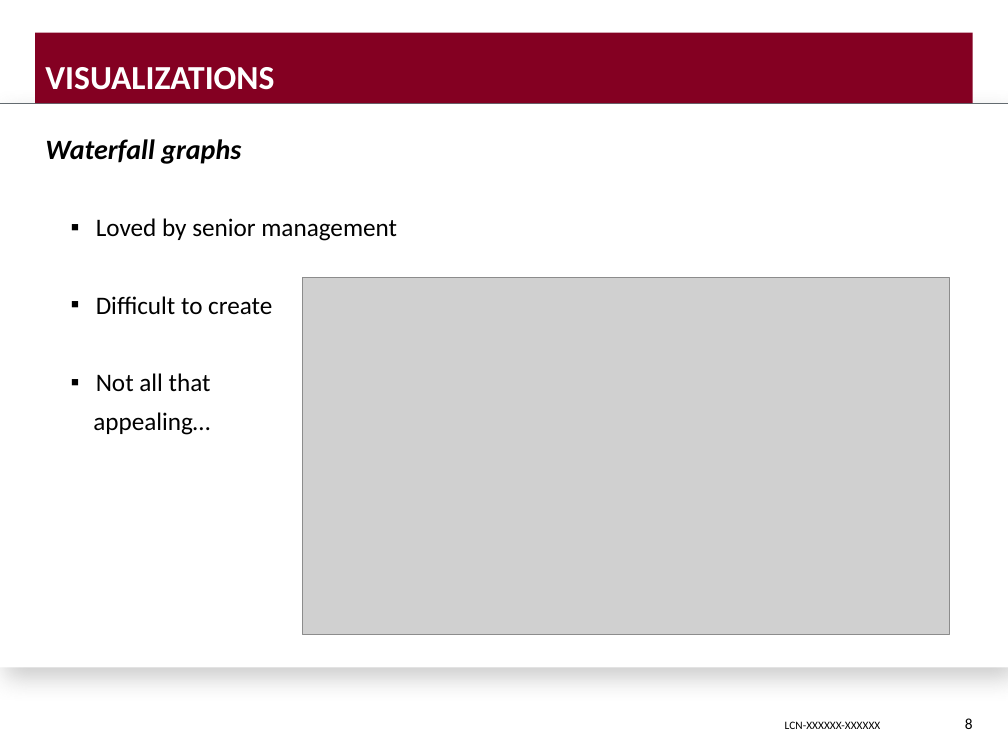
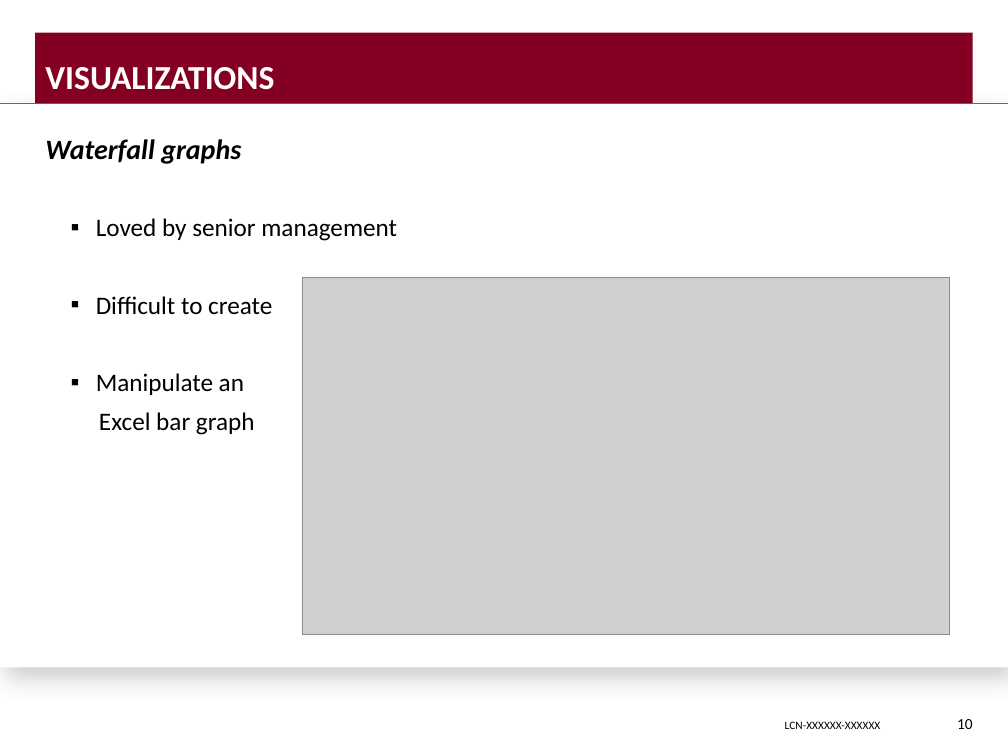
Before and after one commit to DavisVaughan/slides, a slide deck: slide 10 of final-presentation/final-presentation-davis-vaughan.pptx (slide 8 before the commit). Drawn at 1008x756 pixels with LibreOffice and Linux fonts; fonts in the diff are those of the drawing; grey boxes stand for pictures; background and template pictures are left out. Boxes give left, top, right and bottom in pixels: in the first picture for what was removed or moved away, otherwise in the second. Text is boxed around its words. In the diff, an @@ line names an element or a change of style, - is before the commit and + after.

```diff
--- a/final-presentation/final-presentation-davis-vaughan.pptx
+++ b/final-presentation/final-presentation-davis-vaughan.pptx
@@ text at <box>96,373,255,435</box>: text changed @@
-  ▪ Not all that
-  appealing…
+  ▪ Manipulate an
+  Excel bar graph
@@ page number at <box>957,719,973,729</box>: text changed @@
-8
+10
```
Also in this commit, not shown: 11 other slides changed, 2 slides added, 3 slides removed, 2 other files.
